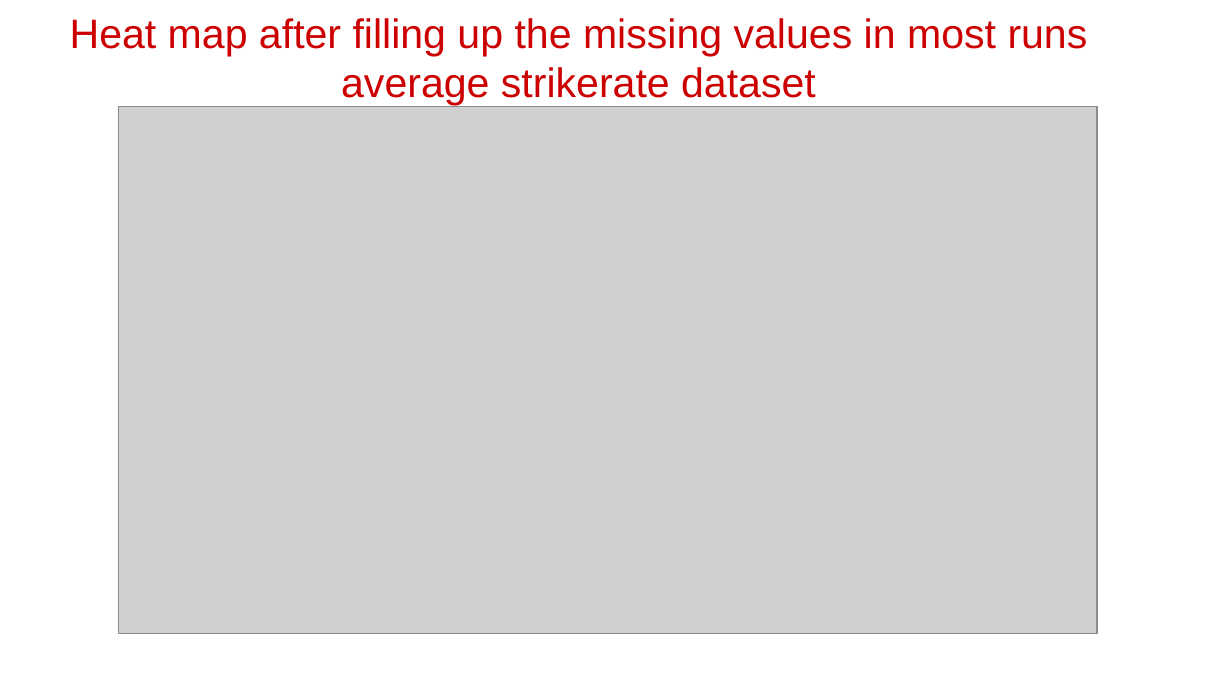
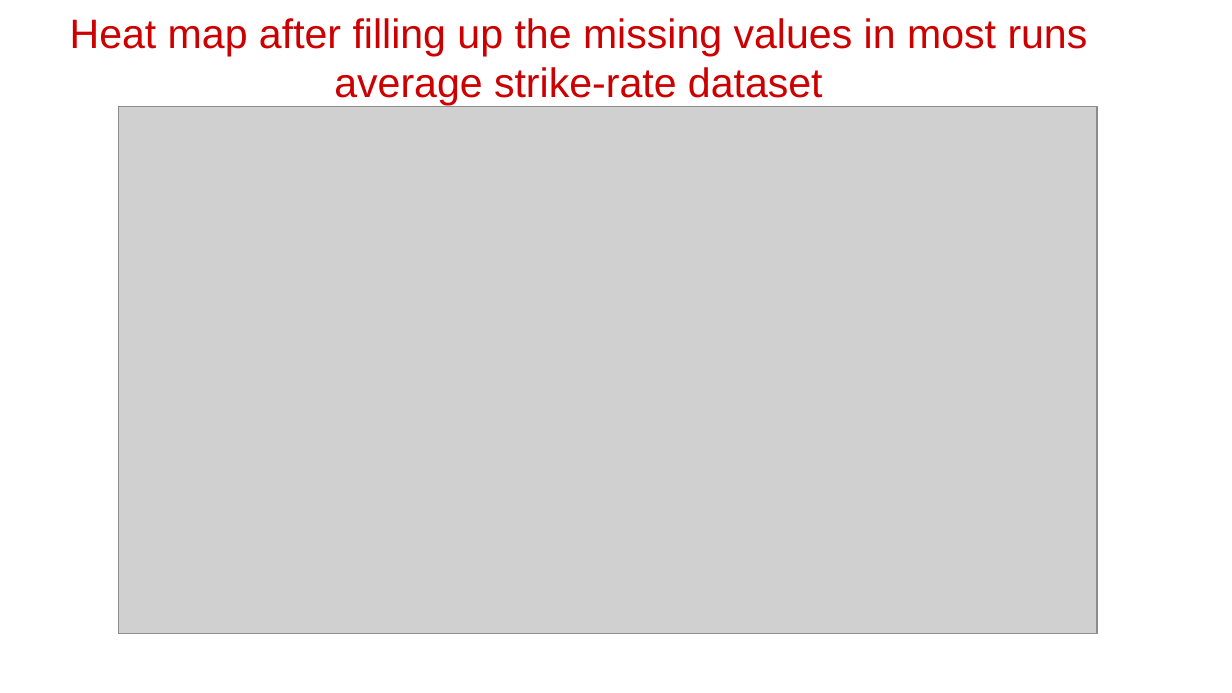
Before and after one commit to Pradip240/IPL-T20-Cricket-Analysis, a slide deck: slide 17 of CapstoneProjectPresentation.pptx (slide 10 before the commit). Drawn at 1232x693 pixels with LibreOffice and Linux fonts; fonts in the diff are those of the drawing; grey boxes stand for pictures; background and template pictures are left out. Boxes give left, top, right and bottom in pixels: in the first picture for what was removed or moved away, otherwise in the second. Text is boxed around its words. In the diff, an @@ line names an element or a change of style, - is before the commit and + after.

Commit message:
updated

```diff
--- a/CapstoneProjectPresentation.pptx
+++ b/CapstoneProjectPresentation.pptx
@@ title at box(70, 18, 1088, 106): text changed @@
-Heat map after filling up the missing values in most runs average strikerate dataset
+Heat map after filling up the missing values in most runs average strike-rate dataset
```
Also in this commit, not shown: 2 other slides changed, 7 slides added.
